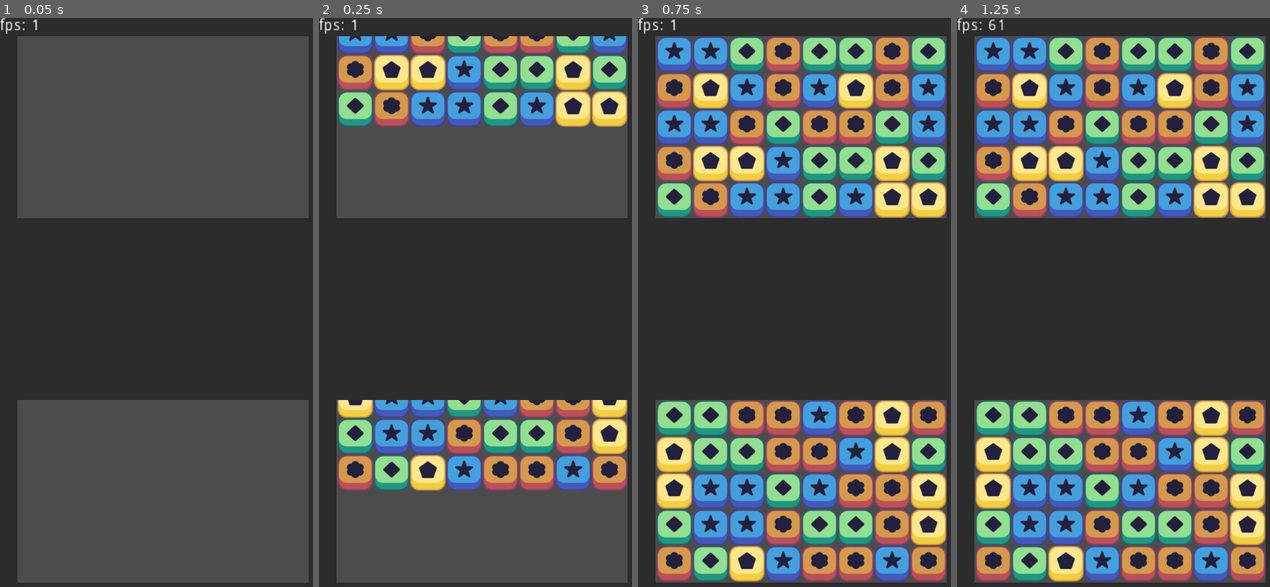
Above: before the commit, frames 1-4 (left to right).
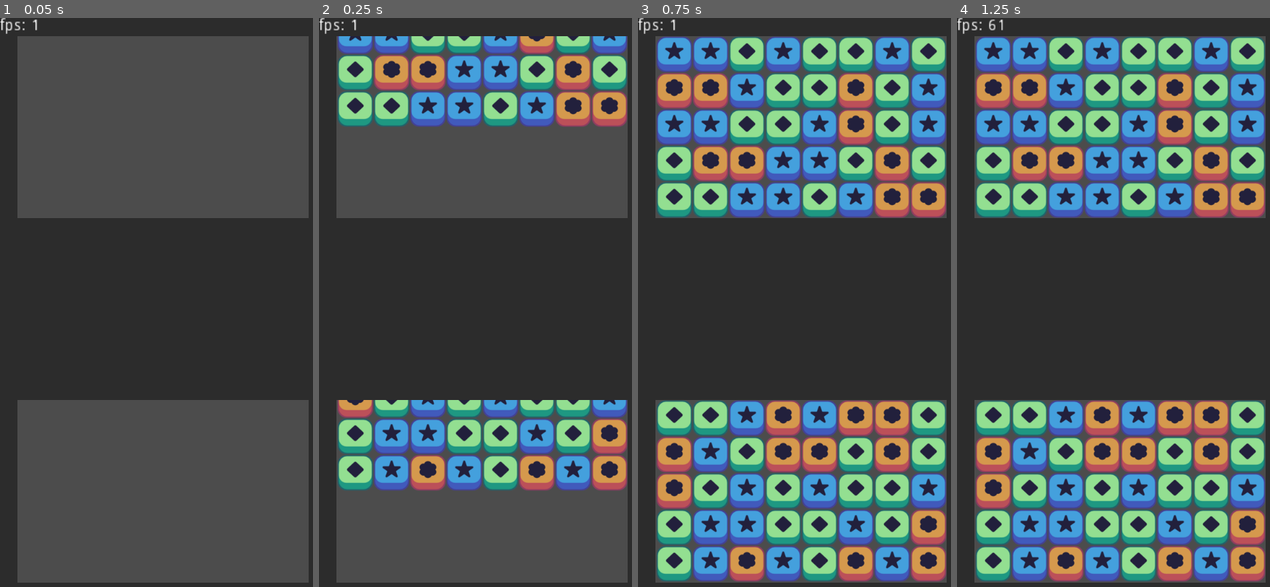
Above: after the commit, the same moments.

Repository: ruifr5/Project-Match-3
Game: Godot game, scene res://scenes/game_window.tscn
Two runs of this game, one before a commit and one after it. Both use one fixed random seed, a clock stepped at 60 frames per second and the inputs below.
Inputs (mouse positions are in pixels of both pictures, inside the frame that each line leads up to):
- Up to frame 1 (0.05 s): no input
- Up to frame 2 (0.25 s): no input
- Up to frame 3 (0.75 s): move the mouse to (872, 279) at 0.52 s; click (872, 279) at 0.6 s
- Up to frame 4 (1.25 s): no input

Frame 1 is identical in both runs. In frame 2, 12% of the frame differs, in the area x 5-99%, y 3-84%; in frame 3, 22%, in the area x 5-99%, y 3-100%; in frame 4, 22%.

Commit message:
highlight while dragging

Diff:
--- a/scenes/game_window.tscn
+++ b/scenes/game_window.tscn
@@ -31,9 +31,6 @@
 y_start = 320
 offset = 64
 wrap_area = Rect2( 32, 32, 512, 320 )
-destroy_timer = 0.5
-collapse_timer = 0.5
-refill_timer = 0.5
 
 [node name="cover" type="Node2D" parent="."]
 script = ExtResource( 4 )
--- a/scripts/grid.gd
+++ b/scripts/grid.gd
@@ -16,7 +16,7 @@
 	preload("res://scenes/pieces/blue_piece.tscn"),
 	preload("res://scenes/pieces/green_piece.tscn"),
 	preload("res://scenes/pieces/orange_piece.tscn"),
-	preload("res://scenes/pieces/yellow_piece.tscn"),
+#	preload("res://scenes/pieces/yellow_piece.tscn"),
 #	preload("res://scenes/pieces/pink_piece.tscn"),
 ]
 
@@ -58,6 +58,41 @@
 
 		move_pieces(movement_start_grid_position, new_direction)
 		old_movement_direction = new_direction
+		highlight_matches()
+
+
+# todo: criaçao continua de arrays, percorre 2 vezes o array todo, é cópia do find_matches, optimizar
+func highlight_matches():
+	var temp_arr = get_array_pixel_position_converted_to_grid_position()
+#	reset nos highlights
+	for x in width:
+		for y in height:
+			temp_arr[x][y].highlighted = false
+#	set higlights
+	for x in width:
+		for y in height:
+			var piece = temp_arr[x][y]
+			if piece:
+				var current_color = piece.color
+#				check horizontal match
+				if x > 0 && x < width - 1:
+					var left_piece = temp_arr[x-1][y]
+					var right_piece = temp_arr[x+1][y]
+					if left_piece && right_piece:
+						if left_piece.color == current_color && right_piece.color == current_color:
+							left_piece.highlighted = true
+							piece.highlighted = true
+							right_piece.highlighted = true
+#				check vertical match
+				if y > 0 && y < height - 1:
+					var up_piece = temp_arr[x][y-1]
+					var down_piece = temp_arr[x][y+1]
+					if up_piece && down_piece:
+						if up_piece.color == current_color && down_piece.color == current_color:
+							up_piece.highlighted = true
+							piece.highlighted = true
+							down_piece.highlighted = true
+
 
 
 func make_2d_array():
@@ -125,21 +160,28 @@
 	var match_found = false
 	for x in width:
 		for y in height:
-			if all_pieces[x][y]:
-				var current_color = all_pieces[x][y].color
+			var piece = all_pieces[x][y]
+			if piece:
+				var current_color = piece.color
+#				check horizontal match
 				if x > 0 && x < width - 1:
-					if all_pieces[x-1][y] && all_pieces[x+1][y]:
-						if all_pieces[x-1][y].color == current_color && all_pieces[x+1][y].color == current_color:
-							all_pieces[x-1][y].mark_matched()
-							all_pieces[x][y].mark_matched()
-							all_pieces[x+1][y].mark_matched()
+					var left_piece = all_pieces[x-1][y]
+					var right_piece = all_pieces[x+1][y]
+					if left_piece && right_piece:
+						if left_piece.color == current_color && right_piece.color == current_color:
+							left_piece.mark_matched()
+							piece.mark_matched()
+							right_piece.mark_matched()
 							match_found = true
+#				check vertical match
 				if y > 0 && y < height - 1:
-					if all_pieces[x][y-1] && all_pieces[x][y+1]:
-						if all_pieces[x][y-1].color == current_color && all_pieces[x][y+1].color == current_color:
-							all_pieces[x][y-1].mark_matched()
-							all_pieces[x][y].mark_matched()
-							all_pieces[x][y+1].mark_matched()
+					var up_piece = all_pieces[x][y-1]
+					var down_piece = all_pieces[x][y+1]
+					if up_piece && down_piece:
+						if up_piece.color == current_color && down_piece.color == current_color:
+							up_piece.mark_matched()
+							piece.mark_matched()
+							down_piece.mark_matched()
 							match_found = true
 	locked = match_found
 	if match_found:
@@ -197,7 +239,7 @@
 	if Input.is_action_just_released("ui_touch") && controlling:
 		controlling = false
 		var grid_backup = all_pieces.duplicate(true)
-		update_pieces_grid_position_to_match_pixel_position()
+		all_pieces = get_array_pixel_position_converted_to_grid_position()
 #		reset positions if there was no match
 		if !find_matches():
 			all_pieces = grid_backup
@@ -216,27 +258,31 @@
 				row.move_as_group(direction)
 
 
-func update_pieces_grid_position_to_match_pixel_position():
-	var backup = all_pieces.duplicate(true)
-#	for piece in get_children():
-	for x in width:
-		for y in height:
-			var piece = backup[x][y]
+func get_array_pixel_position_converted_to_grid_position():
+	var updated_grid = make_2d_array()
+	for x in width:
+		for y in height:
+			var piece = all_pieces[x][y]
 			if piece:
-				var real_position = pixel_to_grid(piece.position)
-		#		overflow right
-				if real_position.x >= width:
-					real_position.x = real_position.x - width
-		#		overflow left
-				if real_position.x < 0:
-					real_position.x = width + real_position.x
-		#		overflow down
-				if real_position.y >= height:
-					real_position.y = real_position.y - height
-		#		overflow up
-				if real_position.y < 0:
-					real_position.y = height + real_position.y
-				all_pieces[real_position.x][real_position.y] = piece
+				var real_position = fix_wrapped_position(pixel_to_grid(piece.position))
+				updated_grid[real_position.x][real_position.y] = piece
+	return updated_grid
+
+
+func fix_wrapped_position(grid_position):
+#		overflow right
+	if grid_position.x >= width:
+		grid_position.x = grid_position.x - width
+#		overflow left
+	if grid_position.x < 0:
+		grid_position.x = width + grid_position.x
+#		overflow down
+	if grid_position.y >= height:
+		grid_position.y = grid_position.y - height
+#		overflow up
+	if grid_position.y < 0:
+		grid_position.y = height + grid_position.y
+	return grid_position
 
 
 func reset_pieces_pixel_position():
@@ -327,11 +373,11 @@
 
 
 # debug function
-func print_colors():
+func print_colors(arr):
 	var toprint = make_2d_array()
 	for x in width:
 		for y in height:
-			toprint[x][y] = (all_pieces[x][y].color)
+			toprint[x][y] = (arr[x][y].color)
 	for col in toprint:
 		print(col)
 	print("-------------------------------------------------------")
--- a/scripts/piece.gd
+++ b/scripts/piece.gd
@@ -6,6 +6,7 @@
 var movement_start_position
 var old_movement_distance
 var matched = false
+var highlighted = false
 
 
 # Called when the node enters the scene tree for the first time.
@@ -47,6 +48,16 @@
 	matched = true
 	$SpriteScreenWrap.modulate = Color(1, 1, 1, 0.3)
 
+
+func check_if_highlighted():
+	if matched:
+		return
+	elif highlighted:
+		$SpriteScreenWrap.modulate = Color(1.2, 1.2, 1.2, 1.25)
+	else:
+		$SpriteScreenWrap.modulate = Color(1, 1, 1, 1)
+
+
 # Called every frame. 'delta' is the elapsed time since the previous frame.
-#func _process(delta):
-#	pass
+func _process(delta):
+	check_if_highlighted()
